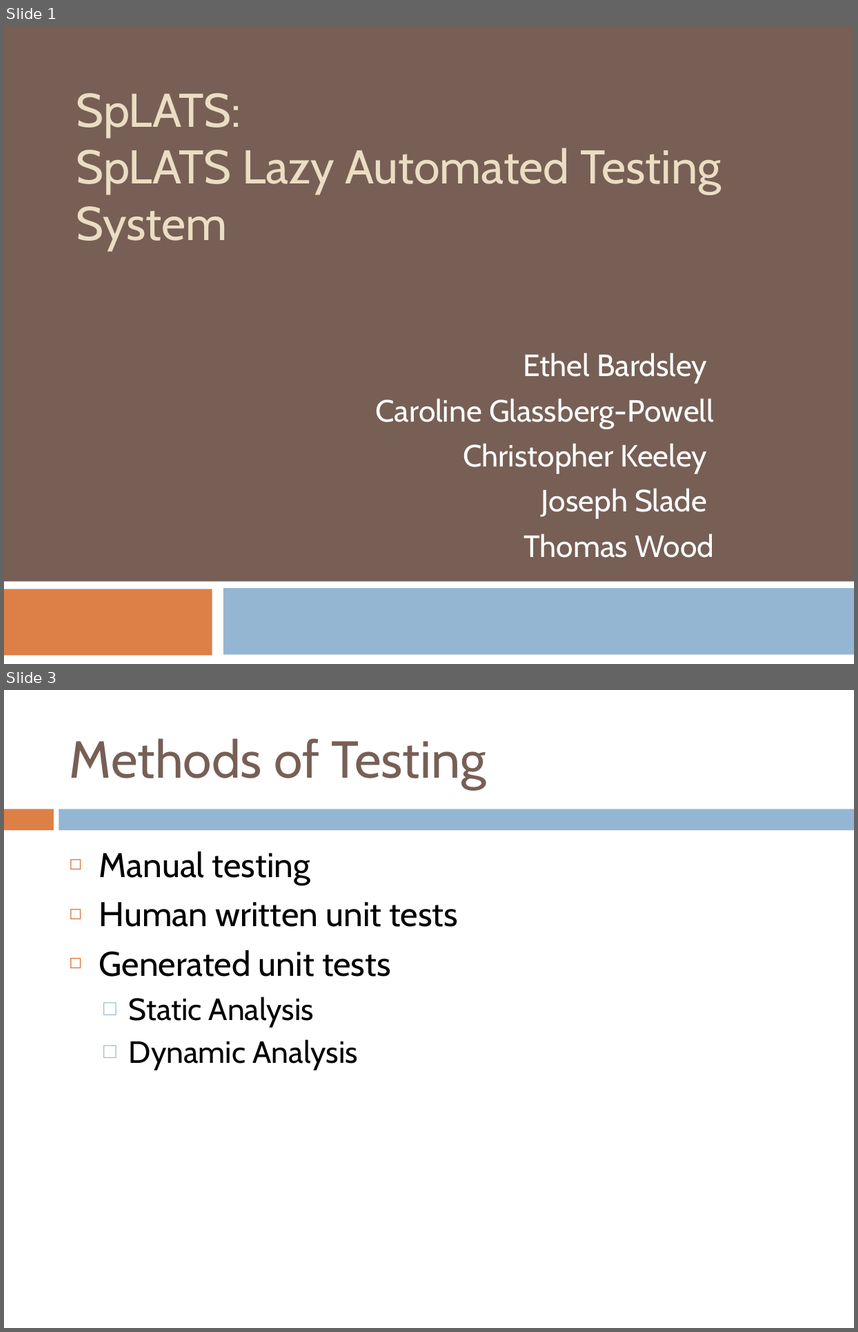
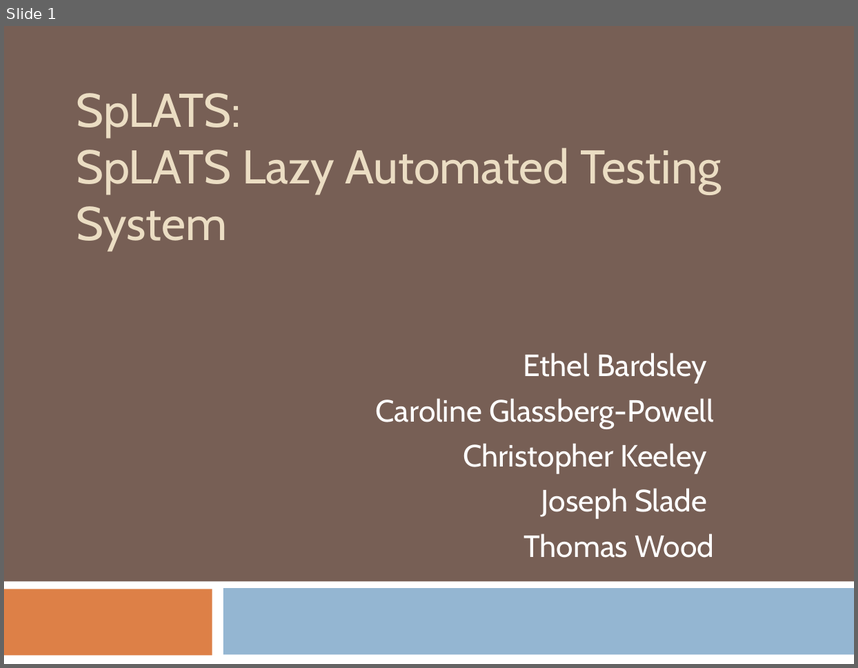
Before and after one commit to IgnoredAmbience/splats, a slide deck: docs/SpLATS.ppt. Shown one above the other, each under a label of ours: slides 1 and 3 before the commit, slide 1 after it; the slides between them are not shown. The pictures are 858x1332 and 858x668 pixels, drawn with LibreOffice and Linux fonts; fonts in the diff are those of the drawing. Boxes give left, top, right and bottom in pixels: in the first picture for what was removed or moved away, otherwise in the second. Text is boxed around its words. In the diff, an @@ line names an element or a change of style, - is before the commit and + after.

```diff
--- a/docs/SpLATS.ppt
+++ b/docs/SpLATS.ppt
@@ slide 3 removed at [4,690,854,1328], background #FFFFFF @@
@@ title removed at [70,738,486,789] @@
-Methods of Testing
@@ rectangle removed at [4,809,53,830] @@
@@ rectangle removed at [59,809,854,830] @@
@@ text removed at [99,851,458,1070] @@
-◻ Manual testing
-◻ Human written unit tests
-◻ Generated unit tests
-  □ Static Analysis
-  □ Dynamic Analysis
```
Also in this commit, not shown: 11 slides changed, 4 slides added, 6 other slides removed.
